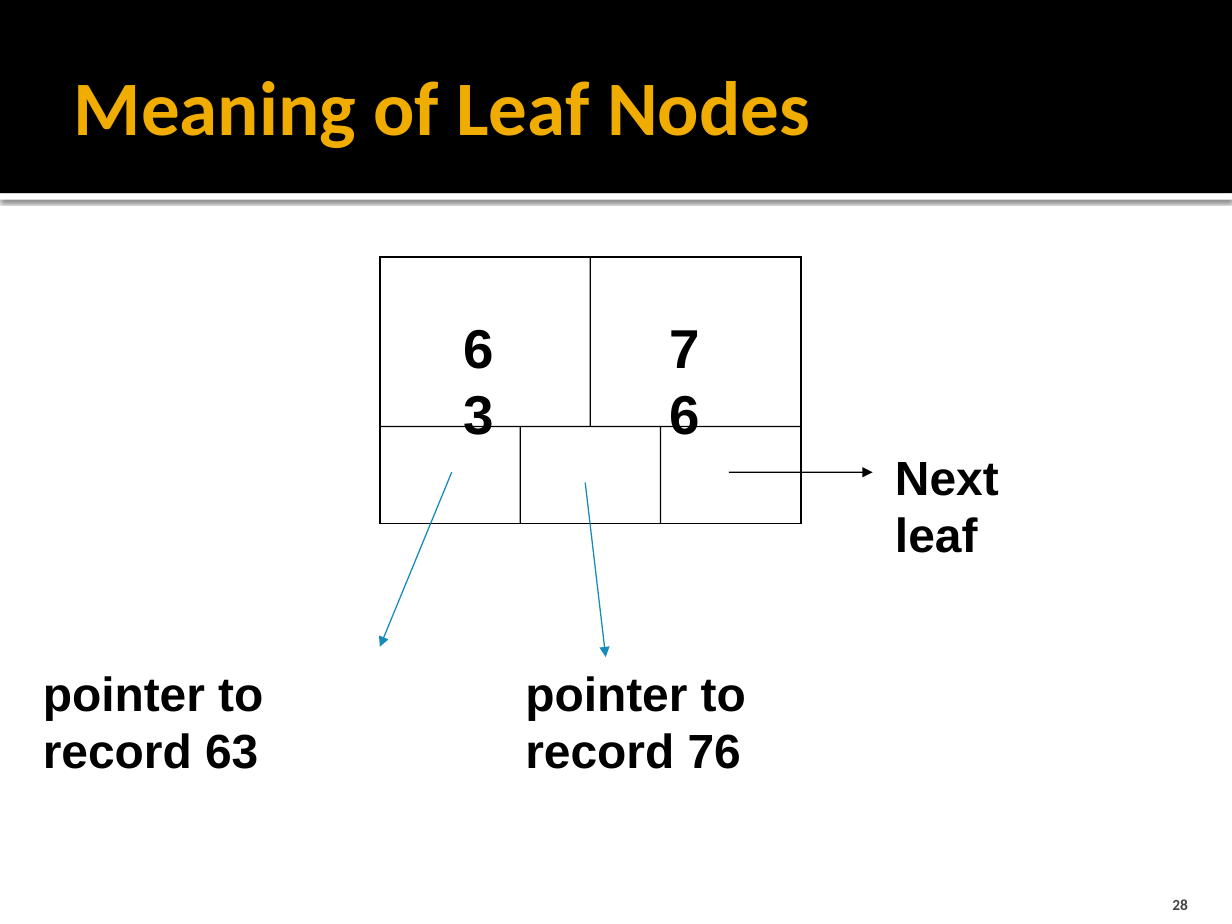
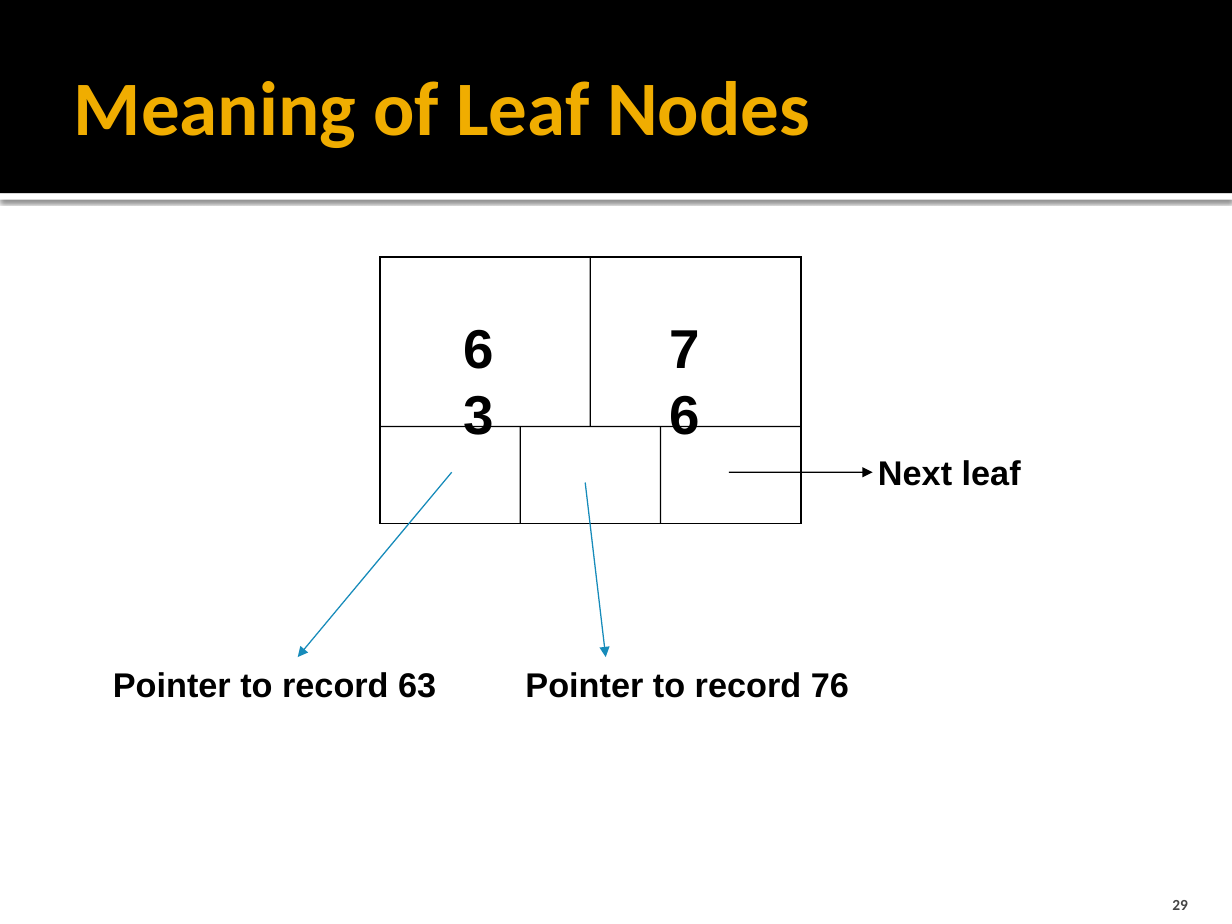
Before and after one commit to cmpt606f19/cmpt606-content, a slide deck: slide 29 of Lectures/06 Indexing.pptx (slide 28 before the commit). Drawn at 1232x924 pixels with LibreOffice and Linux fonts; fonts in the diff are those of the drawing. Boxes give left, top, right and bottom in pixels: in the first picture for what was removed or moved away, otherwise in the second. Text is boxed around its words. In the diff, an @@ line names an element or a change of style, - is before the commit and + after.

```diff
--- a/Lectures/06 Indexing.pptx
+++ b/Lectures/06 Indexing.pptx
@@ text "Next leaf": place and size @@
-text "Next leaf" at bbox=[895, 462, 999, 553]
+text "Next leaf" at bbox=[878, 460, 1021, 486]
@@ text "Next leaf" at bbox=[878, 460, 1021, 486]: size 28 to 20 pt @@
@@ arrow moved from (452, 472) - (379, 647) to (452, 472) - (298, 657) @@
@@ text at bbox=[113, 672, 436, 698]: text changed; size 28 to 20 pt @@
-pointer to record 63
+Pointer to record 63
@@ text at bbox=[525, 672, 849, 698]: text changed; size 28 to 20 pt @@
-pointer to record 76
+Pointer to record 76
@@ page number at bbox=[1172, 900, 1188, 910]: text changed @@
-28
+29
```
Also in this commit, not shown: 20 other slides changed, 3 slides added, 1 other file.
